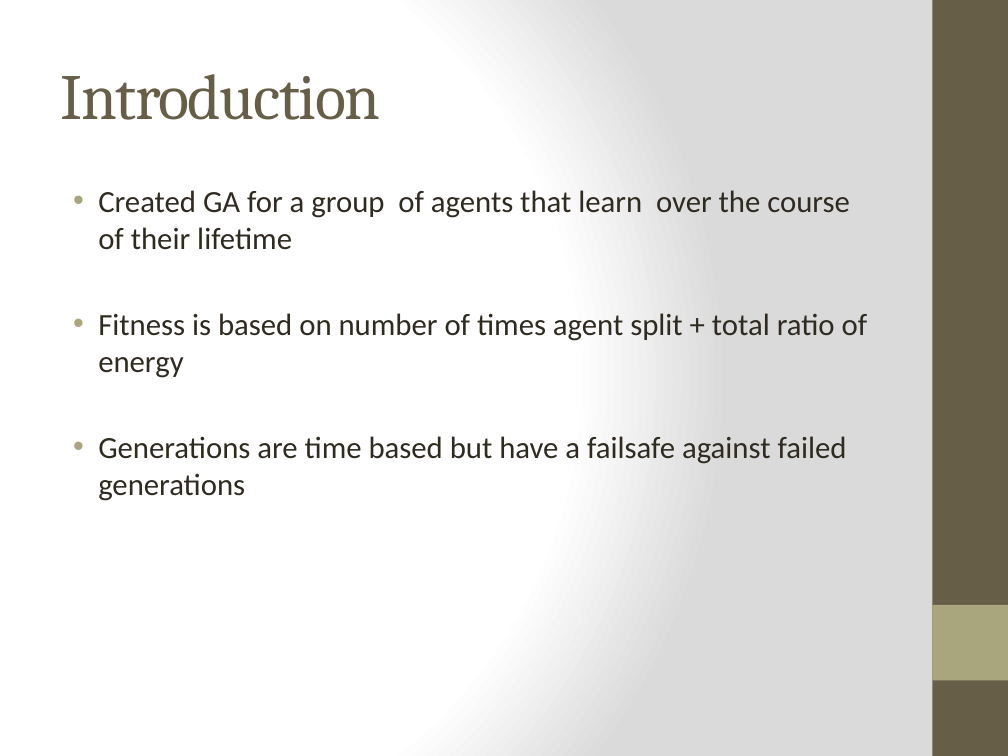
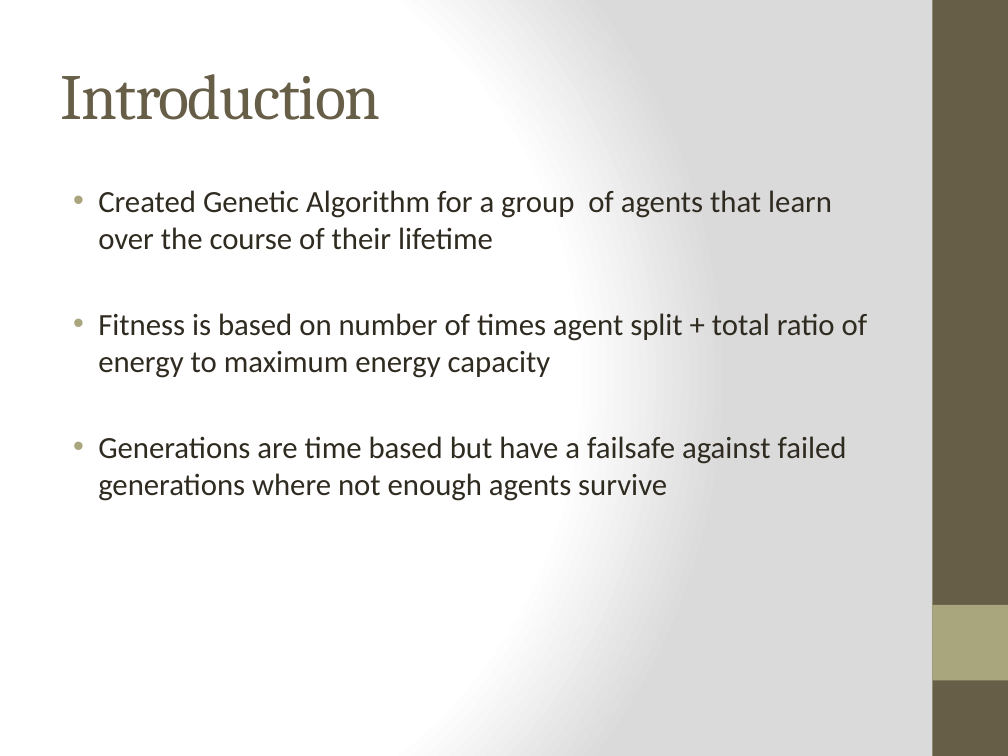
Before and after one commit to cirigj/CellularAI, a slide deck: slide 2 of Cellular AI.pptx. Drawn at 1008x756 pixels with LibreOffice and Linux fonts; fonts in the diff are those of the drawing. Boxes give left, top, right and bottom in pixels: in the first picture for what was removed or moved away, otherwise in the second. Text is boxed around its words. In the diff, an @@ line names an element or a change of style, - is before the commit and + after.

```diff
--- a/Cellular AI.pptx
+++ b/Cellular AI.pptx
@@ text at <box>98,190,868,501</box>: text changed @@
-• Created GA for a group of agents that learn over the course of their lifetime
-• Fitness is based on number of times agent split + total ratio of energy
-• Generations are time based but have a failsafe against failed generations
+• Created Genetic Algorithm for a group of agents that learn over the course of their lifetime
+• Fitness is based on number of times agent split + total ratio of energy to maximum energy capacity
+• Generations are time based but have a failsafe against failed generations where not enough agents survive
```
Also in this commit, not shown: 3 other slides changed, 1 other file.
